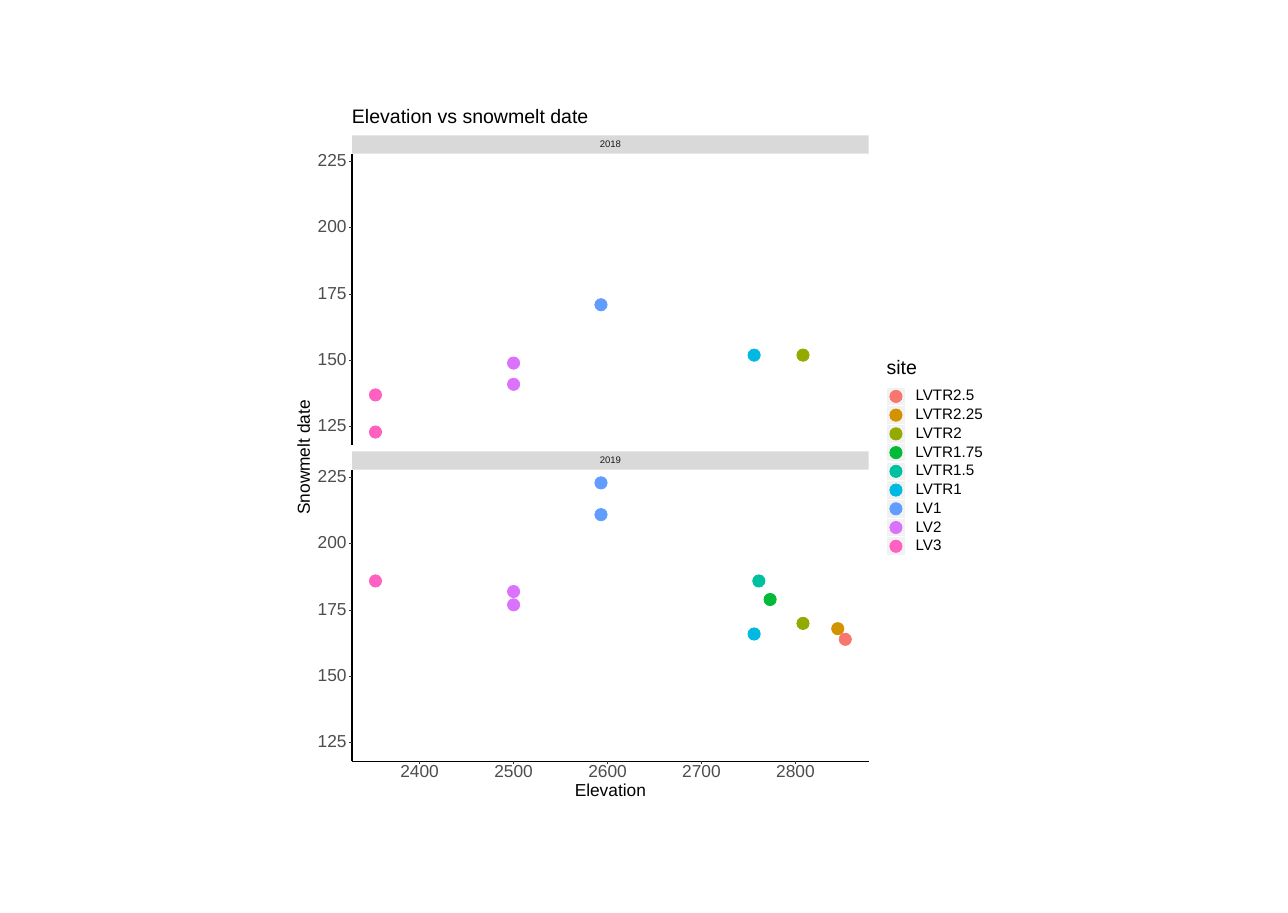
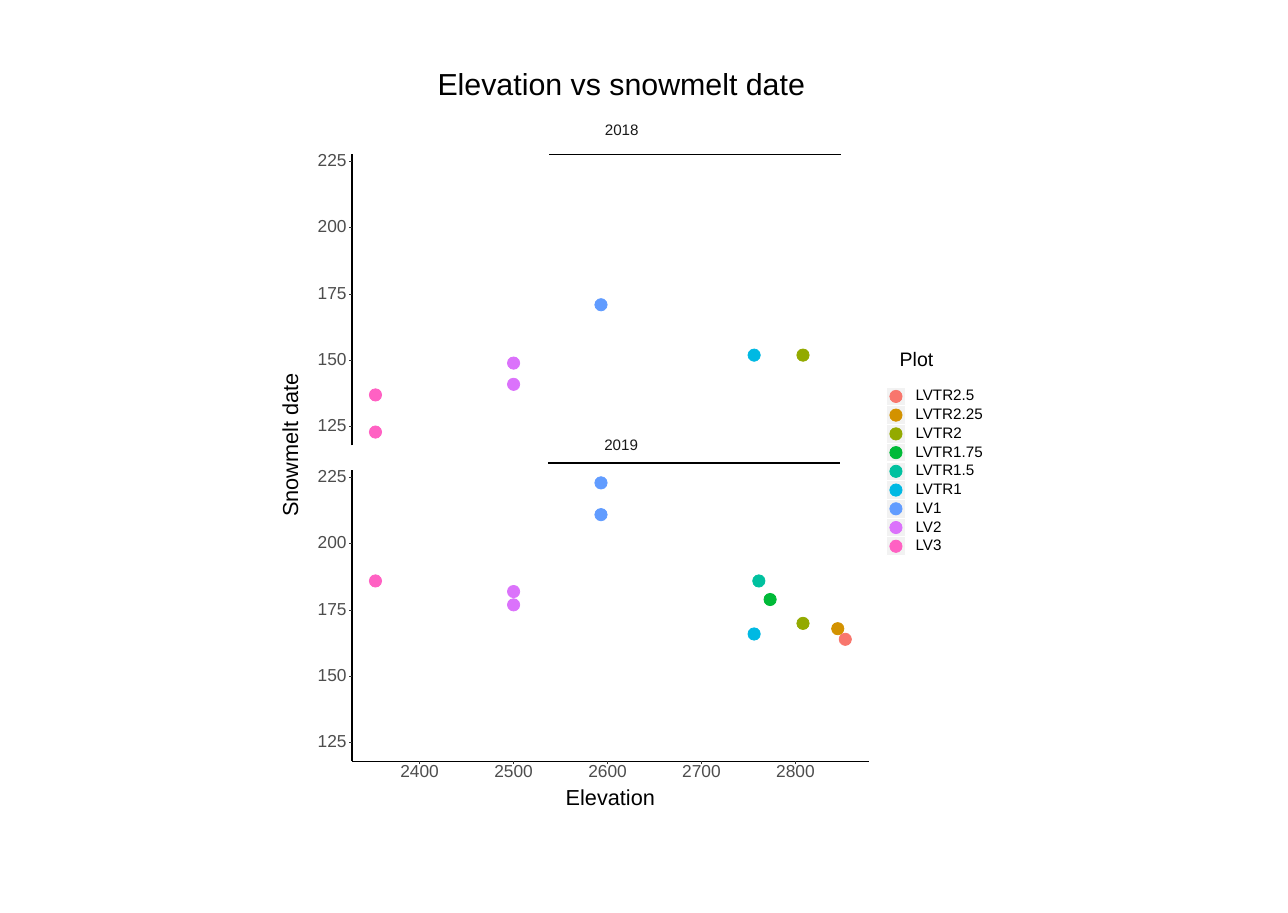
Before and after one commit to esuglia/lassen-phenology-archived, a slide deck: slide 1 of figures/elevation vs snowmelt date.pptx. Drawn at 1288x913 pixels with LibreOffice and Linux fonts; fonts in the diff are those of the drawing. Boxes give left, top, right and bottom in pixels: in the first picture for what was removed or moved away, otherwise in the second. Text is boxed around its words. In the diff, an @@ line names an element or a change of style, - is before the commit and + after.

```diff
--- a/figures/elevation vs snowmelt date.pptx
+++ b/figures/elevation vs snowmelt date.pptx
@@ text "Elevation vs snowmelt date" moved from (x1=352, y1=109, x2=588, y2=124) to (x1=438, y1=73, x2=805, y2=96) @@
@@ text "Elevation vs snowmelt date" at (x1=438, y1=73, x2=805, y2=96): size 18 to 28 pt @@
@@ rectangle removed at (x1=352, y1=135, x2=869, y2=153) @@
@@ text "2018" at (x1=605, y1=124, x2=639, y2=135): size 8.8 to 14 pt @@
@@ text "2018" moved from (x1=600, y1=140, x2=621, y2=147) to (x1=605, y1=124, x2=639, y2=135) @@
@@ freeform shape added at (x1=358, y1=151, x2=841, y2=155), outline #000000 1.07 pt @@
@@ text at (x1=900, y1=352, x2=934, y2=367): text changed @@
-site
+Plot
@@ text "Snowmelt date" at (x1=279, y1=377, x2=303, y2=514): size 16 to 20 pt @@
@@ text "Snowmelt date" moved from (x1=294, y1=403, x2=313, y2=513) to (x1=279, y1=377, x2=303, y2=514) @@
@@ text "2019" moved from (x1=600, y1=456, x2=621, y2=463) to (x1=604, y1=439, x2=638, y2=450) @@
@@ text "2019" at (x1=604, y1=439, x2=638, y2=450): size 8.8 to 14 pt @@
@@ rectangle removed at (x1=352, y1=451, x2=869, y2=469) @@
@@ freeform shape added at (x1=357, y1=459, x2=840, y2=463), outline #000000 1.07 pt @@
@@ text "Elevation" moved from (x1=575, y1=783, x2=646, y2=796) to (x1=566, y1=789, x2=655, y2=806) @@
@@ text "Elevation" at (x1=566, y1=789, x2=655, y2=806): size 16 to 20 pt @@
```
Also in this commit, not shown: 9 other files.
